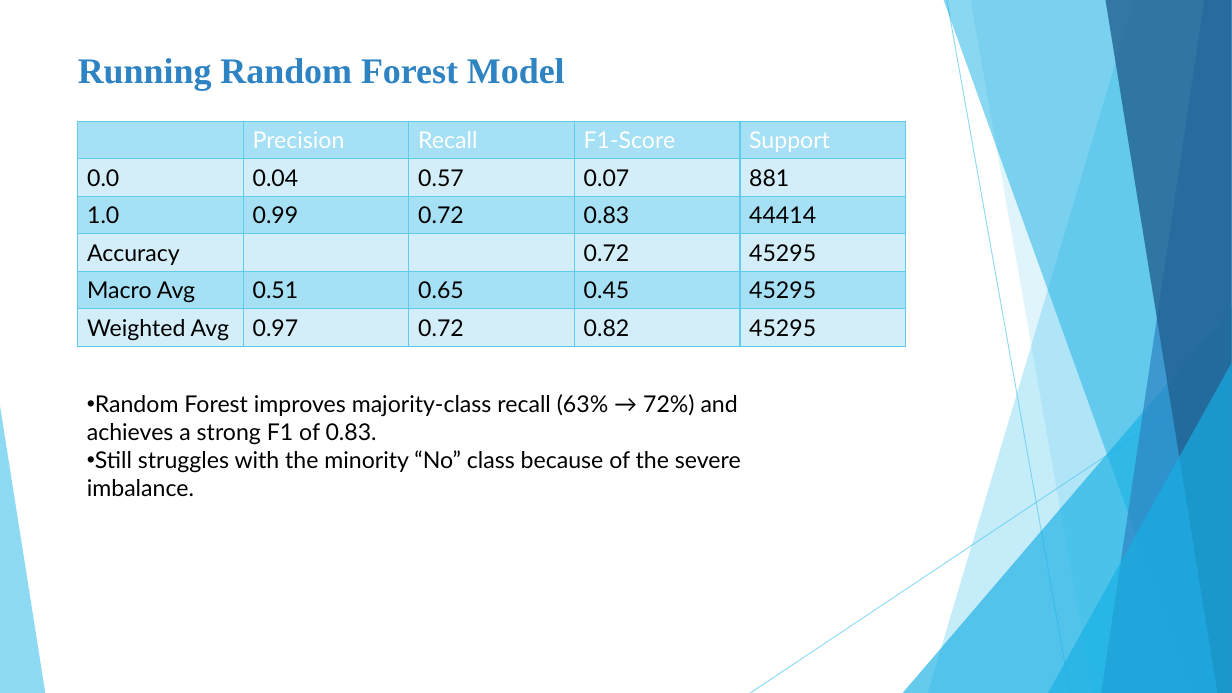
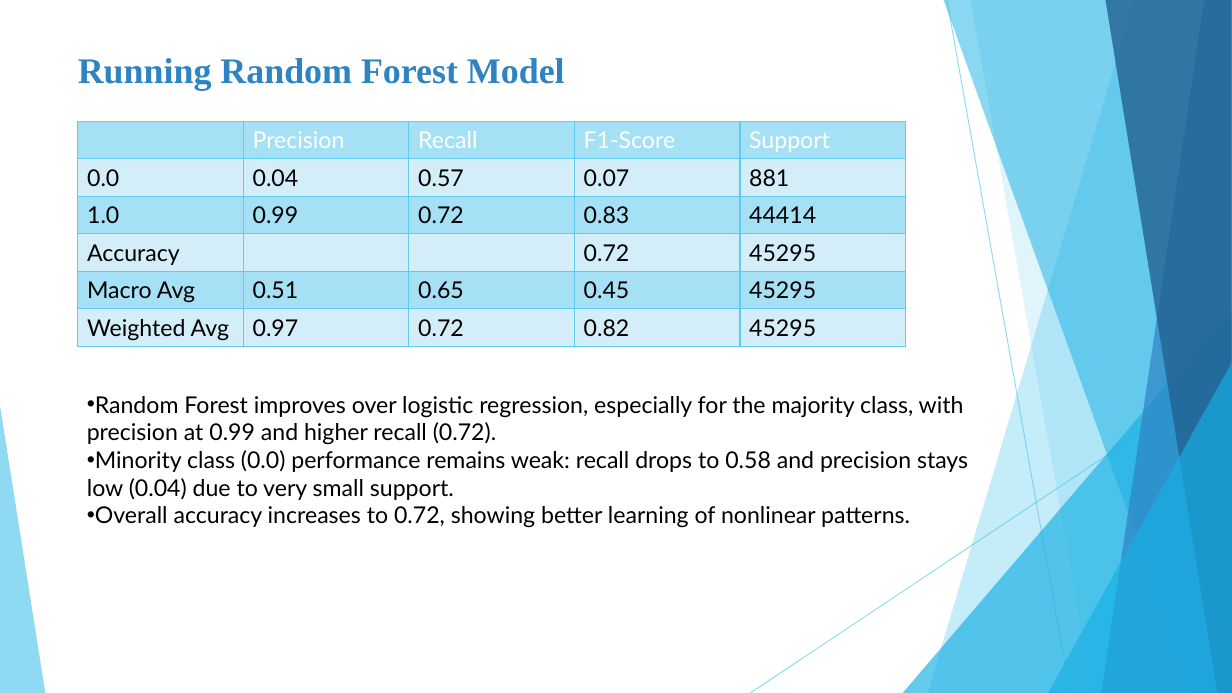
Before and after one commit to daniasalman6/Project-Data-Mining, a slide deck: slide 21 of Presentation/Final_Presentation.pptx. Drawn at 1232x693 pixels with LibreOffice and Linux fonts; fonts in the diff are those of the drawing. Boxes give left, top, right and bottom in pixels: in the first picture for what was removed or moved away, otherwise in the second. Text is boxed around its words. In the diff, an @@ line names an element or a change of style, - is before the commit and + after.

```diff
--- a/Presentation/Final_Presentation.pptx
+++ b/Presentation/Final_Presentation.pptx
@@ text at (87, 396, 968, 528): text changed @@
-• Random Forest improves majority-class recall (63% → 72%) and achieves a strong F1 of 0.83.
-• Still struggles with the minority “No” class because of the severe imbalance.
+• Random Forest improves over logistic regression, especially for the majority class, with precision at 0.99 and higher recall (0.72).
+• Minority class (0.0) performance remains weak: recall drops to 0.58 and precision stays low (0.04) due to very small support.
+• Overall accuracy increases to 0.72, showing better learning of nonlinear patterns.
```
Also in this commit, not shown: 2 other slides changed, 1 other file.
